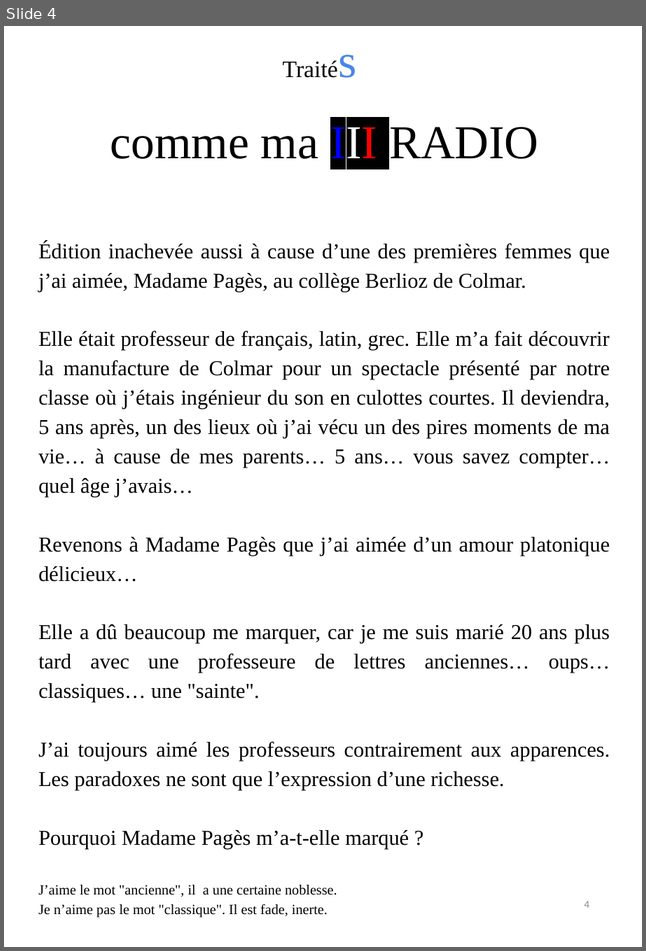
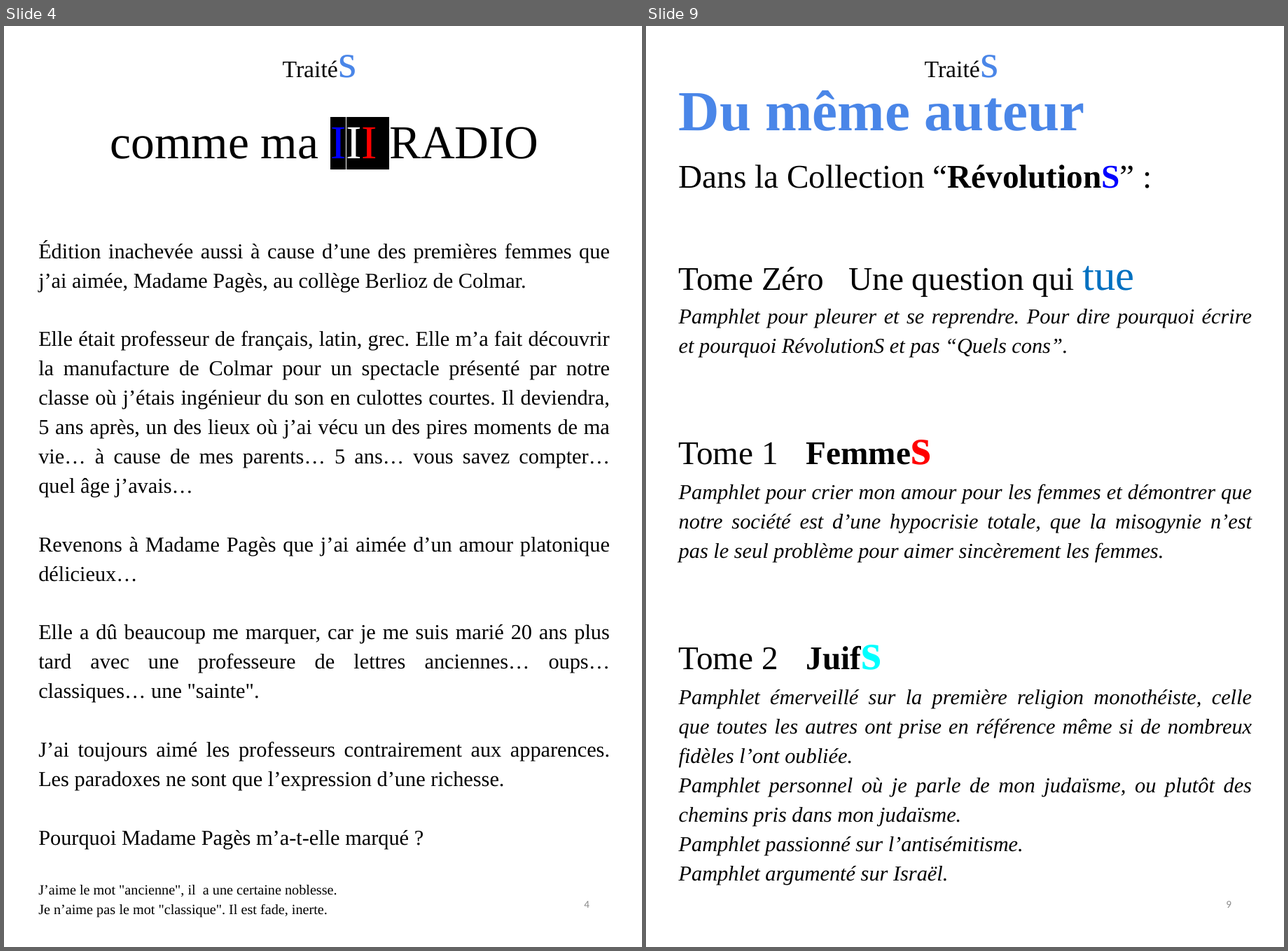
Before and after one commit to BenjaminLOUIS84/e_commerce, a slide deck: e_commerce/public/ppsx/tome3.ppsx. Shown side by side, each under a label of ours: slide 4 before the commit, slides 4 and 9 after it; the slides between them are not shown. The pictures are 646x951 and 1288x951 pixels, drawn with LibreOffice and Linux fonts; fonts in the diff are those of the drawing. Boxes give left, top, right and bottom in pixels: in the first picture for what was removed or moved away, otherwise in the second. Text is boxed around its words. In the diff, an @@ line names an element or a change of style, - is before the commit and + after.

```diff
--- a/e_commerce/public/ppsx/tome3.ppsx
+++ b/e_commerce/public/ppsx/tome3.ppsx
@@ slide 9 added at (646,26,1284,947), background #FFFFFF @@
@@ text added at (916,26,1014,118), 20.1 pt, text #000000 @@
+Traités
@@ text added at (679,90,1252,885), 18 pt, text #000000, italic @@
+Du même auteur
+Dans la Collection “RévolutionS” :
+Tome Zéro Une question qui tue
+Pamphlet pour pleurer et se reprendre. Pour dire pourquoi écrire et pourquoi RévolutionS et pas “Quels cons”.
+Tome 1 Femmes
+Pamphlet pour crier mon amour pour les femmes et démontrer que notre société est d’une hypocrisie totale, que la misogynie n’est pas le seul problème pour aimer sincèrement les femmes.
+Tome 2 Juifs
+Pamphlet émerveillé sur la première religion monothéiste, celle que toutes les autres ont prise en référence même si de nombreux fidèles l’ont oubliée.
+Pamphlet personnel où je parle de mon judaïsme, ou plutôt des chemins pris dans mon judaïsme.
+Pamphlet passionné sur l’antisémitisme.
+Pamphlet argumenté sur Israël.
@@ page number added at (1226,901,1231,908), 9 pt, text #8C8C8C @@
+9
```
Also in this commit, not shown: 2 slides changed, 52 other slides added.
